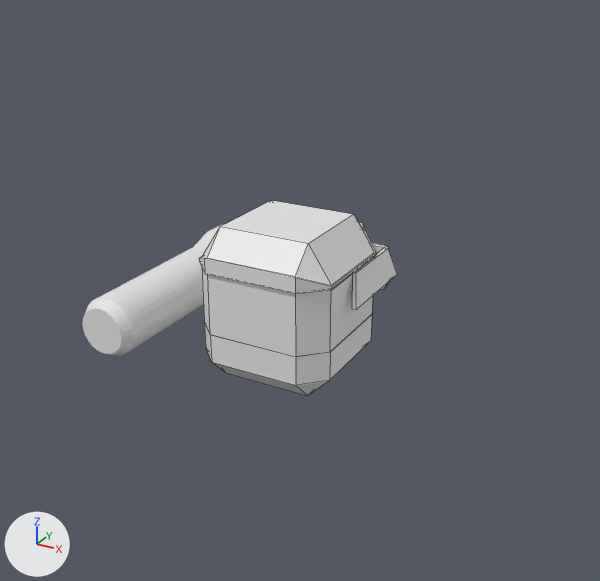
Two versions of the FBX model Assets/Models/PlayerCube.fbx, one commit apart.
One viewpoint serves both versions: a 50 mm camera at (5.33, -9.36, 5.04) aimed at (0.01, 0.32, 0.2). Every picture has the same lights, and +X, +Y and +Z are marked at lower left. Mesh edges are drawn as thin lines on the coarser meshes.

The first picture shows 'Cylinder', 'Top', 'Top.001'.
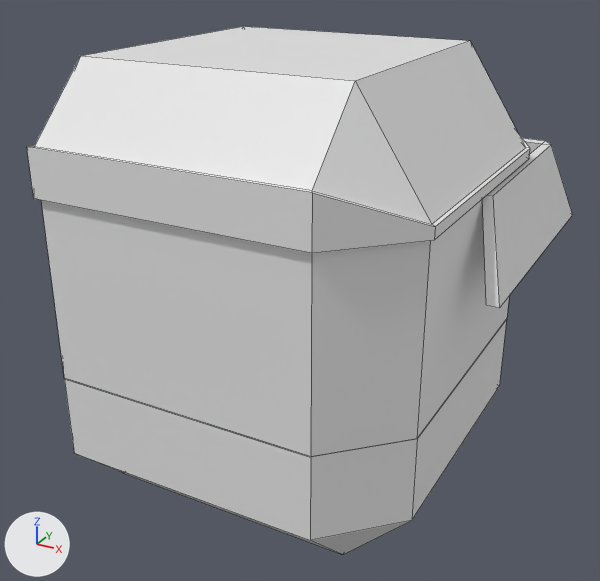
Location of each change, (x1, y1, x2, y2) in pixels of the pictures (600 x 581 px):
'Top', rescaled (175% wider, 173% taller)
    before: (199, 200, 397, 357)
    after: (27, 26, 573, 456)
'Top.001', rescaled (163% wider, 189% taller)
    before: (204, 315, 372, 396)
    after: (64, 319, 507, 555)
'Cylinder', unchanged, covered by the edit
    before: (83, 224, 224, 355)

The change in detail:
Object 'Top.001' (ob_top_001) is rescaled from (1.0, 1.0, 1.0) to (2.67, 2.67, 2.67).
Object 'Top' (ob_top) is rescaled from (1.0, 1.0, 1.0) to (2.67, 2.67, 2.67).
